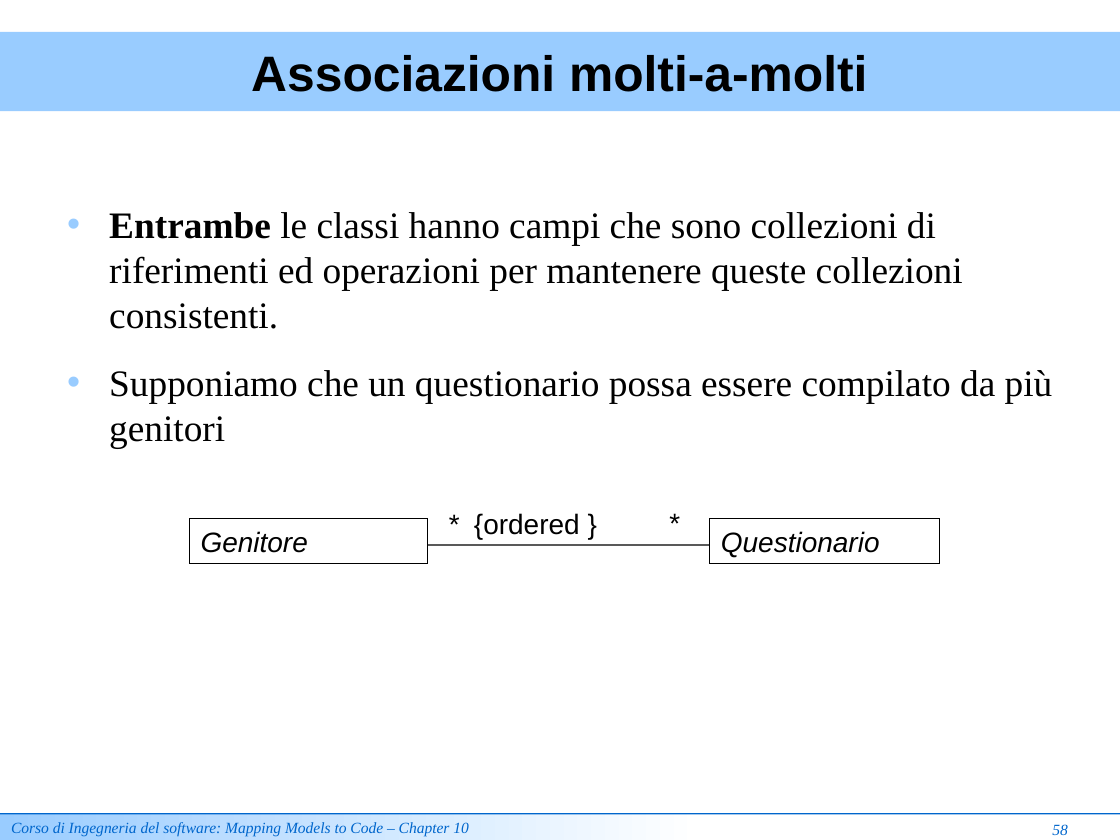
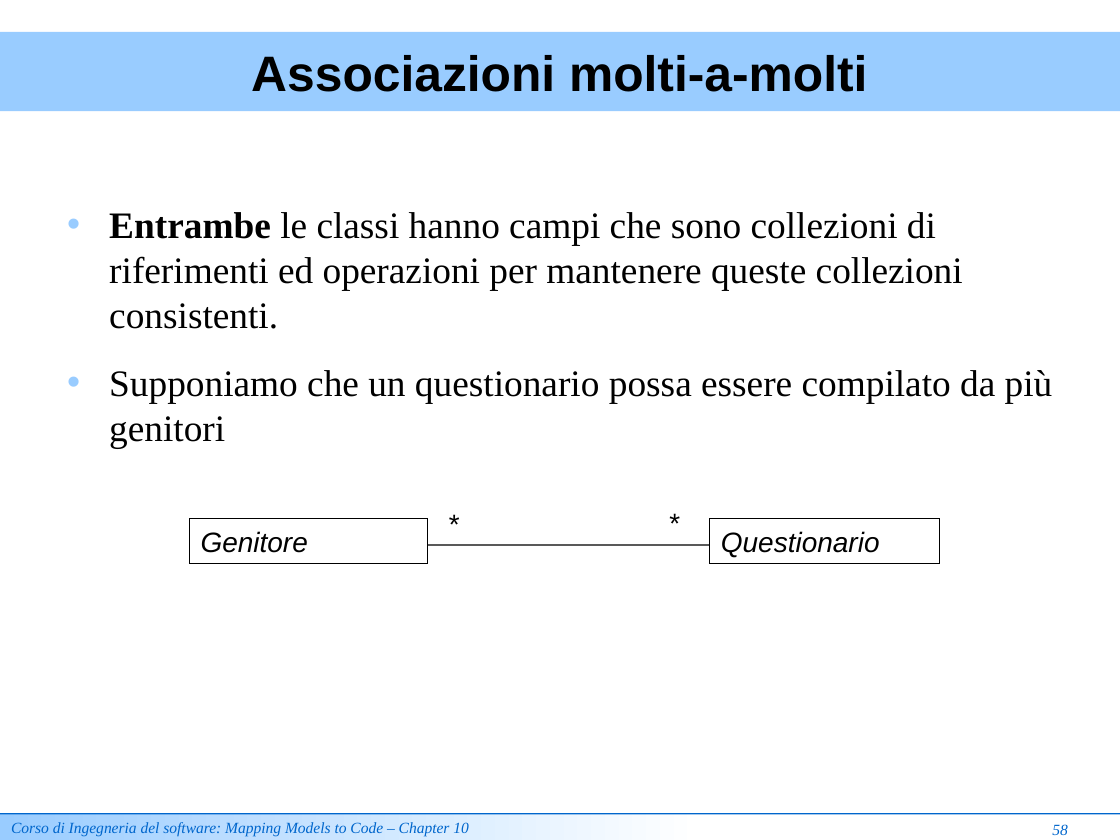
Before and after one commit to ammirate/at-silo, a slide deck: slide 12 of documenti_comuni/Lezione Mapping Models To Code [Review].ppt. Drawn at 1120x840 pixels with LibreOffice and Linux fonts; fonts in the diff are those of the drawing. Boxes give left, top, right and bottom in pixels: in the first picture for what was removed or moved away, otherwise in the second. Text is boxed around its words. In the diff, an @@ line names an element or a change of style, - is before the commit and + after.

```diff
--- a/documenti_comuni/Lezione Mapping Models To Code [Review].ppt
+++ b/documenti_comuni/Lezione Mapping Models To Code [Review].ppt
@@ text at (474,513,580,539): text changed; italic on @@
-* {ordered }
+*
```
Also in this commit, not shown: 4 other slides changed, 2 slides added, 4 slides removed.
